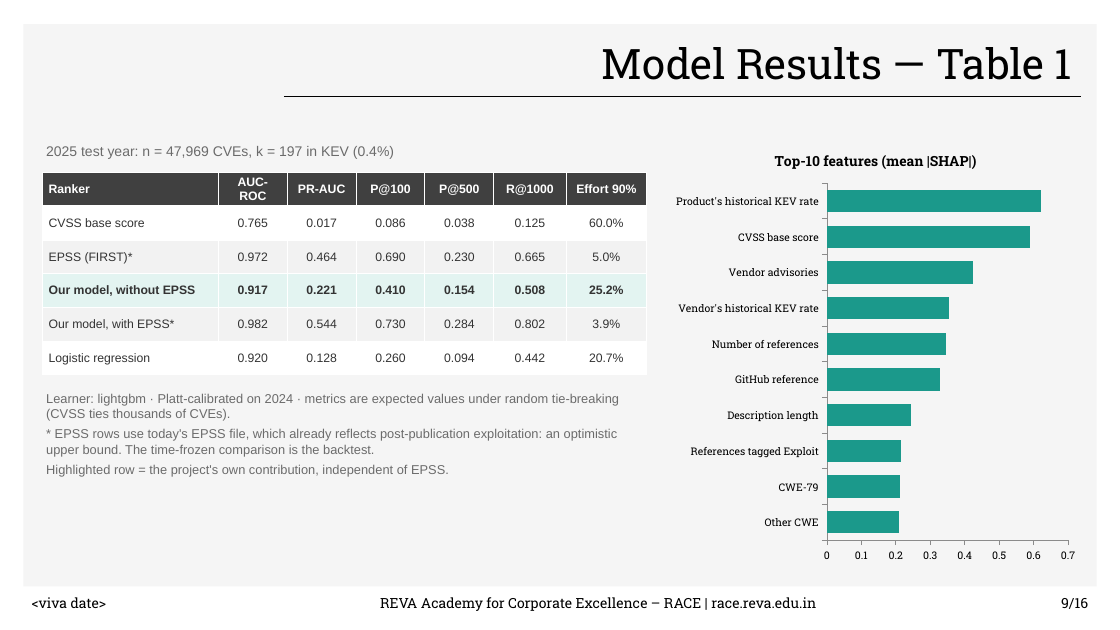
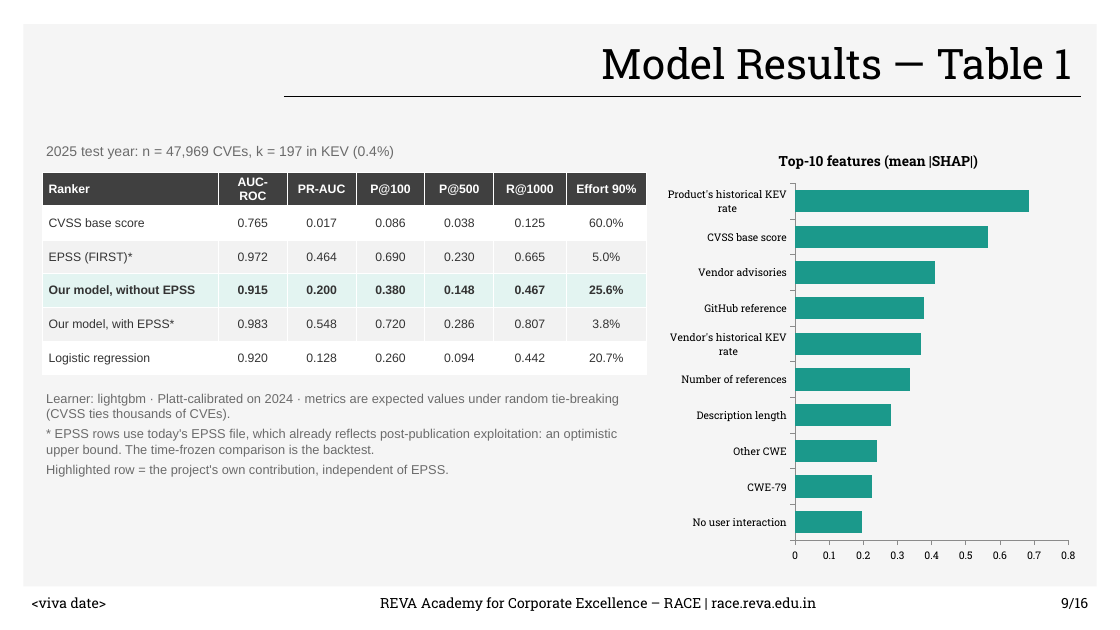
Before and after one commit to akilkumarmn/sbom-risk-engine, a slide deck: slide 9 of docs/deck/Cap2_SBOM_Risk_Engine_results.pptx. Drawn at 1120x630 pixels with LibreOffice and Linux fonts; fonts in the diff are those of the drawing; background and template pictures are left out. Boxes give left, top, right and bottom in pixels: in the first picture for what was removed or moved away, otherwise in the second. Text is boxed around its words. In the diff, an @@ line names an element or a change of style, - is before the commit and + after.

```diff
--- a/docs/deck/Cap2_SBOM_Risk_Engine_results.pptx
+++ b/docs/deck/Cap2_SBOM_Risk_Engine_results.pptx
@@ bar chart at <box>668,134,1084,571</box> @@
-categories: Other CWE, CWE-79, References tagged Exploit, Description length, GitHub reference, Number of references, Vendor's historical KEV rate, Vendor advisories, CVSS base score, Product's historical KEV rate
+categories: No user interaction, CWE-79, Other CWE, Description length, Number of references, Vendor's historical KEV rate, GitHub reference, Vendor advisories, CVSS base score, Product's historical KEV rate
-Series 1: 0.21, 0.21, 0.21, 0.24, 0.33, 0.35, 0.35, 0.42, 0.59, 0.62
+Series 1: 0.2, 0.23, 0.24, 0.28, 0.34, 0.37, 0.38, 0.41, 0.56, 0.69
@@ table at <box>42,172,647,374</box> @@
-row 4: Our model, without EPSS | 0.917 | 0.221 | 0.410 | 0.154 | 0.508 | 25.2%
+row 4: Our model, without EPSS | 0.915 | 0.200 | 0.380 | 0.148 | 0.467 | 25.6%
-row 5: Our model, with EPSS* | 0.982 | 0.544 | 0.730 | 0.284 | 0.802 | 3.9%
+row 5: Our model, with EPSS* | 0.983 | 0.548 | 0.720 | 0.286 | 0.807 | 3.8%
```
Also in this commit, not shown: 4 other slides changed, 2 other files.
